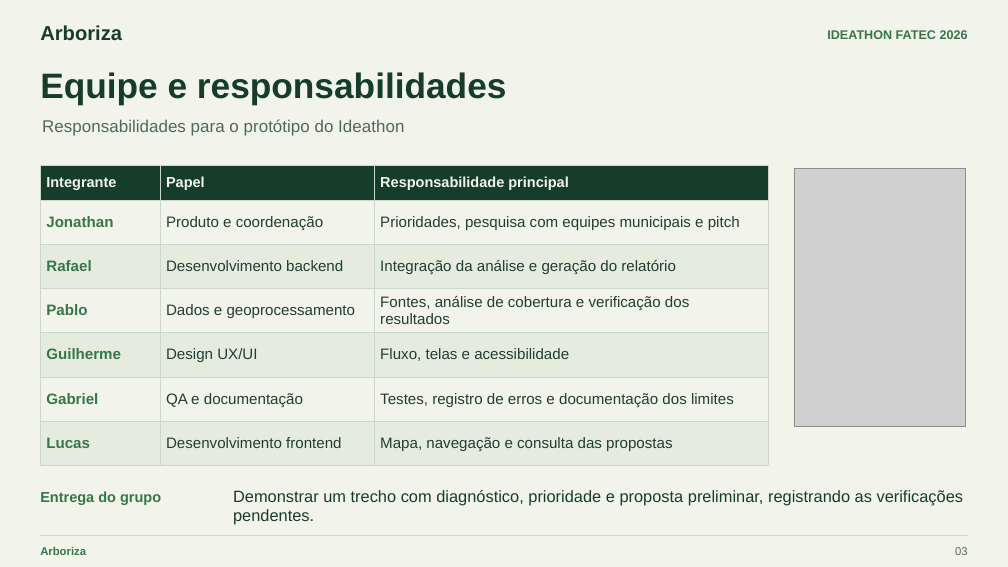
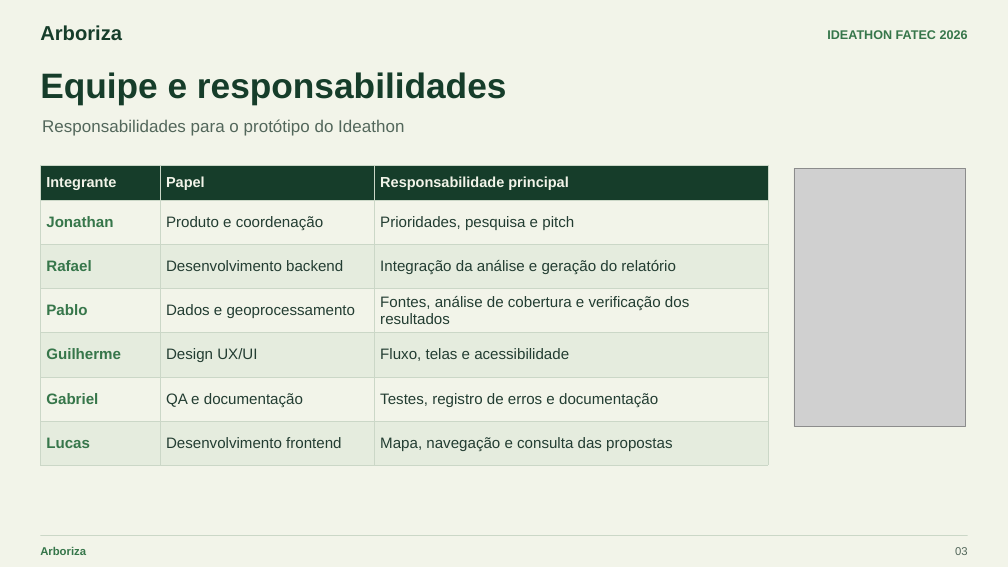
Before and after one commit to lucasbrasantos/arboriza-sematec-2026, a slide deck: slide 3 of docs/Arboriza_Canvas_Escopo.pptx. Drawn at 1008x567 pixels with LibreOffice and Linux fonts; fonts in the diff are those of the drawing; grey boxes stand for pictures. Boxes give left, top, right and bottom in pixels: in the first picture for what was removed or moved away, otherwise in the second. Text is boxed around its words. In the diff, an @@ line names an element or a change of style, - is before the commit and + after.

```diff
--- a/docs/Arboriza_Canvas_Escopo.pptx
+++ b/docs/Arboriza_Canvas_Escopo.pptx
@@ table at (x1=41, y1=165, x2=768, y2=465) @@
-row 2, column 3: Prioridades, pesquisa com equipes municipais e pitch
+row 2, column 3: Prioridades, pesquisa e pitch
-row 6, column 3: Testes, registro de erros e documentação dos limites
+row 6, column 3: Testes, registro de erros e documentação
@@ text removed at (x1=40, y1=491, x2=161, y2=505) @@
-Entrega do grupo
@@ text removed at (x1=233, y1=490, x2=964, y2=525) @@
-Demonstrar um trecho com diagnóstico, prioridade e proposta preliminar, registrando as verificações pendentes.
```
Also in this commit, not shown: 2 other slides changed.
